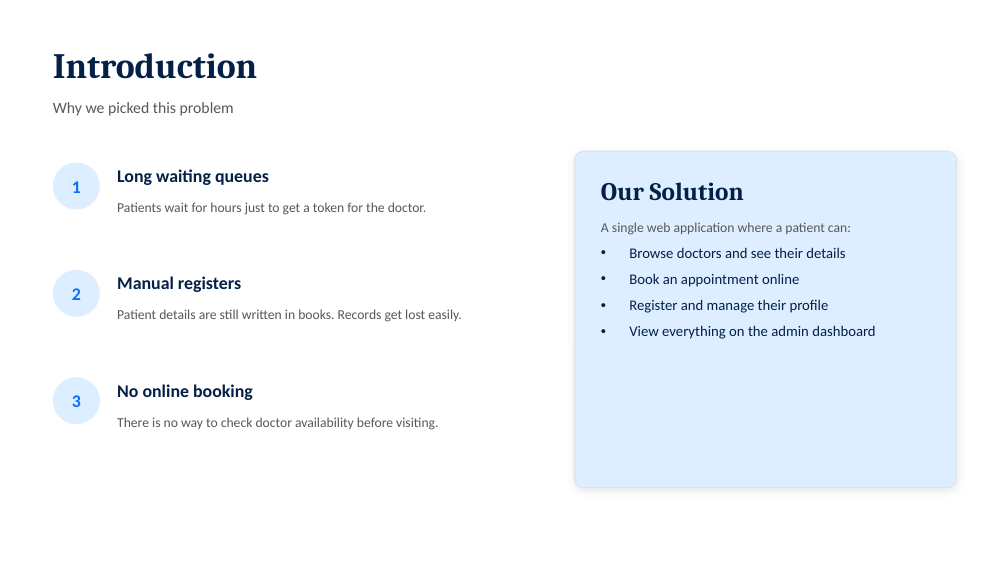
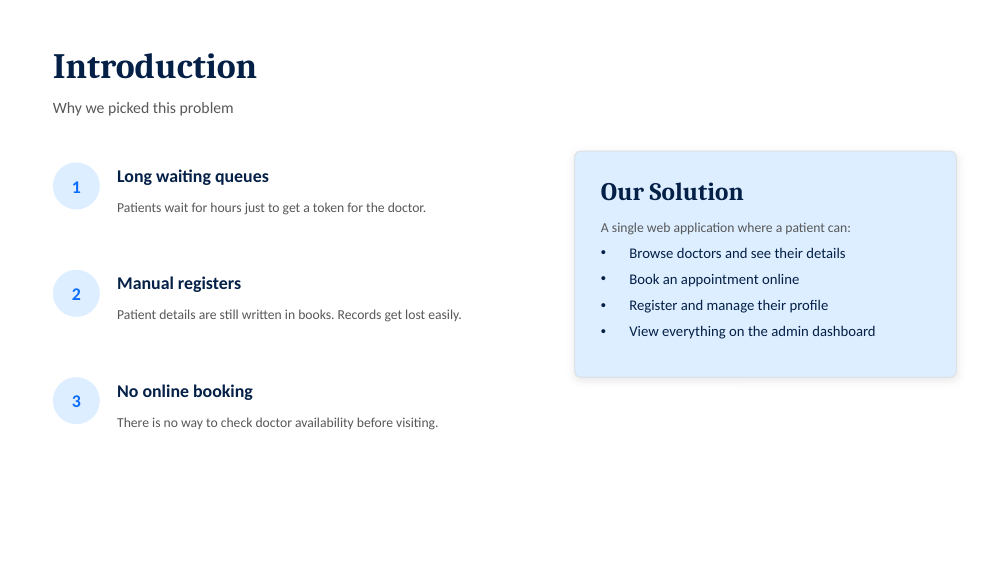
Before and after one commit to mani9kanta3/hospital-management-system, a slide deck: slide 3 of MediCare_HMS_Review.pptx. Drawn at 1008x567 pixels with LibreOffice and Linux fonts; fonts in the diff are those of the drawing. Boxes give left, top, right and bottom in pixels: in the first picture for what was removed or moved away, otherwise in the second. Text is boxed around its words. In the diff, an @@ line names an element or a change of style, - is before the commit and + after.

```diff
--- a/MediCare_HMS_Review.pptx
+++ b/MediCare_HMS_Review.pptx
@@ rounded rectangle: place and size @@
-rounded rectangle at (575,151,957,488)
+rounded rectangle at (575,151,957,377)
@@ text "A single web application where ..." at (601,222,875,339): less space between paragraphs @@
```
Also in this commit, not shown: 11 other slides changed, 1 slide removed, 6 other files.
